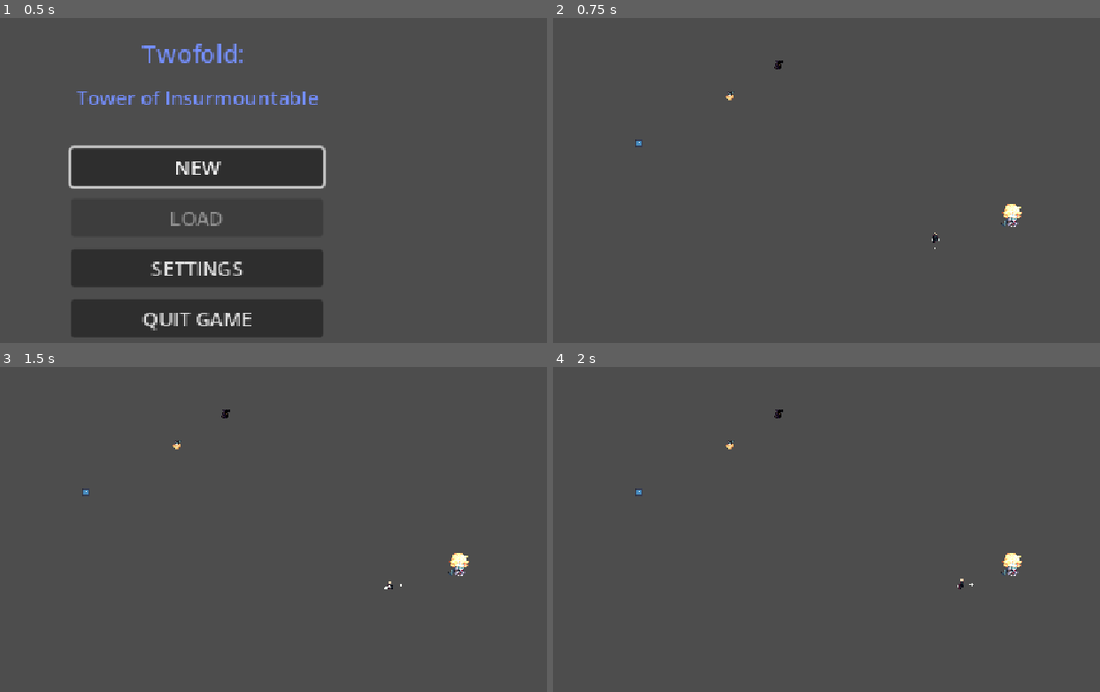
Above: before the commit, frames 1-4 (two rows, left to right).
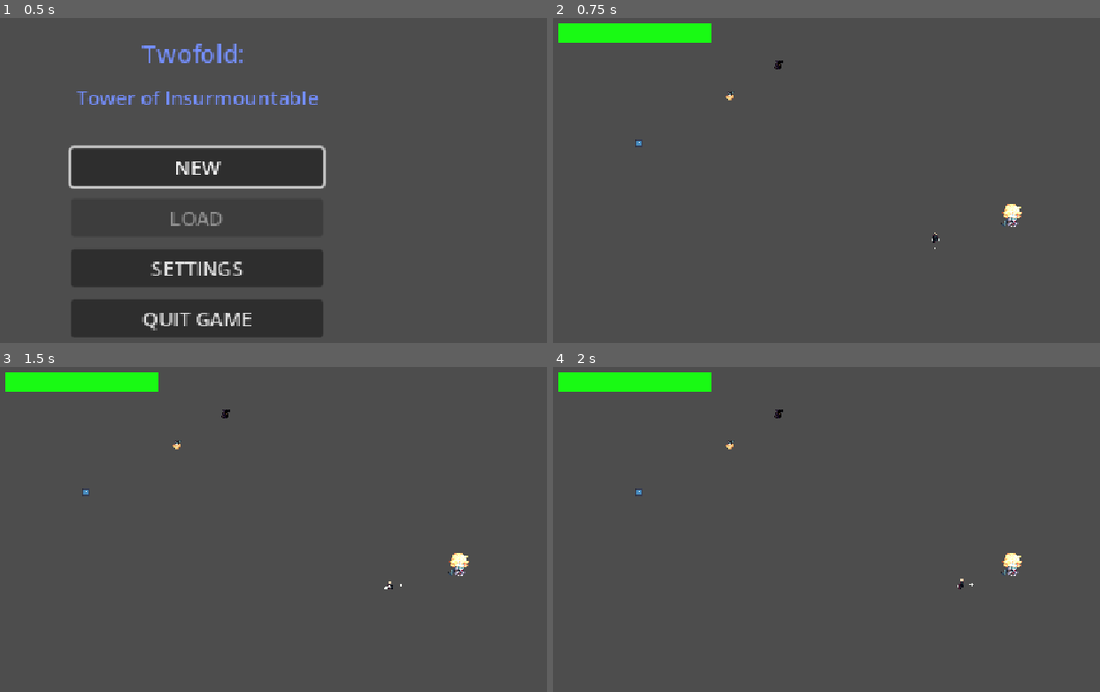
Above: after the commit, the same moments.

Repository: PisangRebus-cmyk/LELE-ZERO-PROJECT
Game: Godot game, scene res://Scene/StartMenu.tscn
Two runs of this game, one before a commit and one after it. Both use one fixed random seed, a clock stepped at 60 frames per second and the inputs below. The engine's default icon, where the game draws it, is replaced by a stand-in: a white triangle on a blue panel in a dark square.
Inputs (mouse positions are in pixels of both pictures, inside the frame that each line leads up to):
- Up to frame 1 (0.5 s): no input
- Up to frame 2 (0.75 s): click "NEW" at 0.5 s
- Up to frame 3 (1.5 s): tap Enter at 1.25 s; move the mouse to (503, 526) at 1.27 s; hold D (walk_right) from 1.28 s (still down); click (503, 526) at 1.35 s
- Up to frame 4 (2 s): keep holding D (walk_right)

Frame 1 is identical in both runs. In frame 2, 1.7% of the frame differs, in the area x 0-29%, y 1-8%; in frame 3, 1.7%; in frame 4, 1.7%.

Commit message:
fix error

Diff:
--- a/lele-zero-sigma/Scene/Prototipe.tscn
+++ b/lele-zero-sigma/Scene/Prototipe.tscn
@@ -12,7 +12,6 @@
 script = ExtResource("1_0k401")
 
 [node name="Control" parent="." unique_id=1944569366 instance=ExtResource("2_x0cnh")]
-visible = false
 
 [node name="Player1" parent="." unique_id=1157810840 instance=ExtResource("3_q8n75")]
 position = Vector2(634, 388)
--- a/lele-zero-sigma/Script/player1.gd
+++ b/lele-zero-sigma/Script/player1.gd
@@ -1,5 +1,6 @@
 extends CharacterBody2D
 signal kidnapped
+signal died
 const DARK_LIMIT := 4.0
 enum State { FREE, ATTACK, DODGE, GUARD, STUN }
 const COMBO_RESET_TIME := 0.6
@@ -99,6 +100,9 @@
 		move_and_slide()
 		return
 
+	if is_dead:
+		return
+
 	#_update_darkness(delta) ini ntar dlu ya
 	#if is_kidnapped:
 	#	return
@@ -325,11 +329,19 @@
 
 func _apply_damage(amount: int) -> void:
 	health -= amount
-	#Savemanager.player_health = health
 	print("player hp: ", health)
 	if health <= 0:
-		is_dead = true
-		queue_free()
+		_die()
+
+func _die() -> void:
+	if is_dead:
+		return
+	health = 0
+	is_dead = true
+	died.emit()
+	change_state(State.FREE)
+	velocity = Vector2.ZERO
+	hide()
 
 func _flash(color: Color) -> void:
 	animated_sprite_2d.modulate = color
@@ -386,19 +398,14 @@
 
 #Hitbox / Hurtbox
 func _on_hurtbox_body_entered(body: Node2D) -> void:
-	if is_invulnerable():
+	if is_dead or is_invulnerable():
 		return
 	if body.is_in_group("NoContactDamage"):
-		return   # musuh jarak jauh tidak melukai lewat sentuhan
+		return
 	if body.is_in_group("Enemy"):
-		health -= 10
-		#Savemanager.player_health = health
-		animated_sprite_2d.modulate = Color.RED
-		await get_tree().create_timer(0.1).timeout
-		animated_sprite_2d.modulate = Color.WHITE
-
-		if health <= 0:
-			queue_free()
+		_apply_damage(10)
+		if not is_dead:
+			_flash(Color.RED)
 
 func _on_hitbox_area_entered(area: Area2D) -> void:
 	if area.name != "Hurtbox":
@@ -415,6 +422,4 @@
 		target.take_damage(data.damage, push)
 
 func take_damage(amount: int) -> void:
-	health -= amount
-	if health <= 0:
-		health = 0
+	_apply_damage(amount)
--- a/lele-zero-sigma/Script/ranged_enemy.gd
+++ b/lele-zero-sigma/Script/ranged_enemy.gd
@@ -185,20 +185,17 @@
 func _shoot_arrow() -> void:
 	if arrow_scene == null:
 		return
-	arrow_shooted = 0
-	while arrow_shooted < arrow_shoot:
+	for i in arrow_shoot:
+		if not is_instance_valid(player):
+			return
+		var dir := (player.global_position - global_position).normalized()
 		var arrow = arrow_scene.instantiate()
-
-
+		get_tree().current_scene.add_child(arrow)
+		arrow.global_position = global_position
+		arrow.direction = dir
+		arrow.rotation = dir.angle()
 		arrow.target_player = player
-		arrow.global_position = global_position
-		arrow.direction = (player.global_position-global_position).normalized()
-		arrow.rotation = (player.global_position-global_position).normalized().angle()
-
-		get_tree().current_scene.add_child(arrow)
-
 		await get_tree().create_timer(shooting_timer).timeout
-		arrow_shooted += 1
 
 
 
--- a/lele-zero-sigma/Script/ui.gd
+++ b/lele-zero-sigma/Script/ui.gd
@@ -71,6 +71,7 @@
 
 
 func _show_game_over() -> void:
+	Engine.time_scale = 1.0
 	is_game_over = true
 	pause_menu.hide()
 	game_over.show()
Not shown, added: lele-zero-sigma/export_presets.cfg
